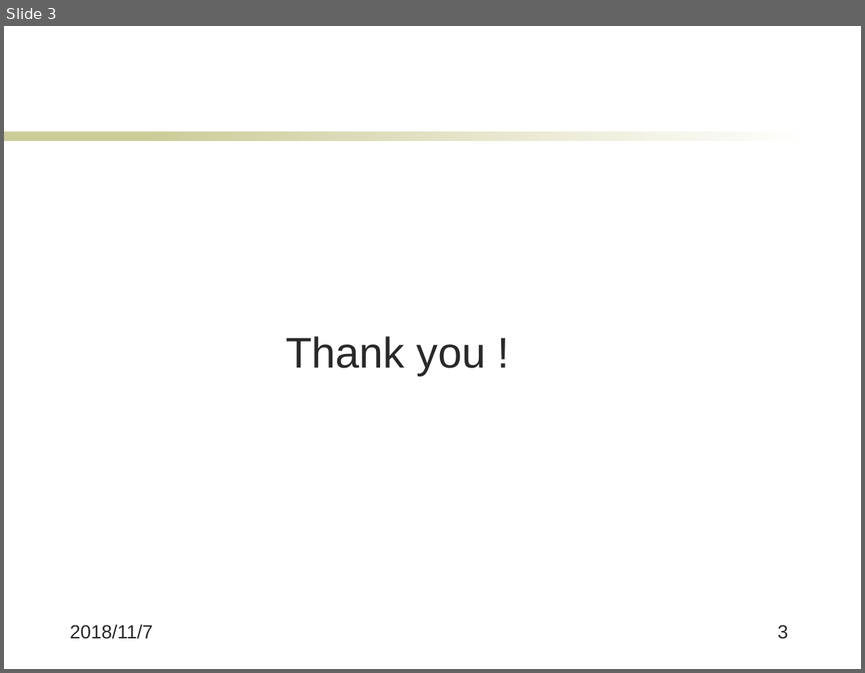
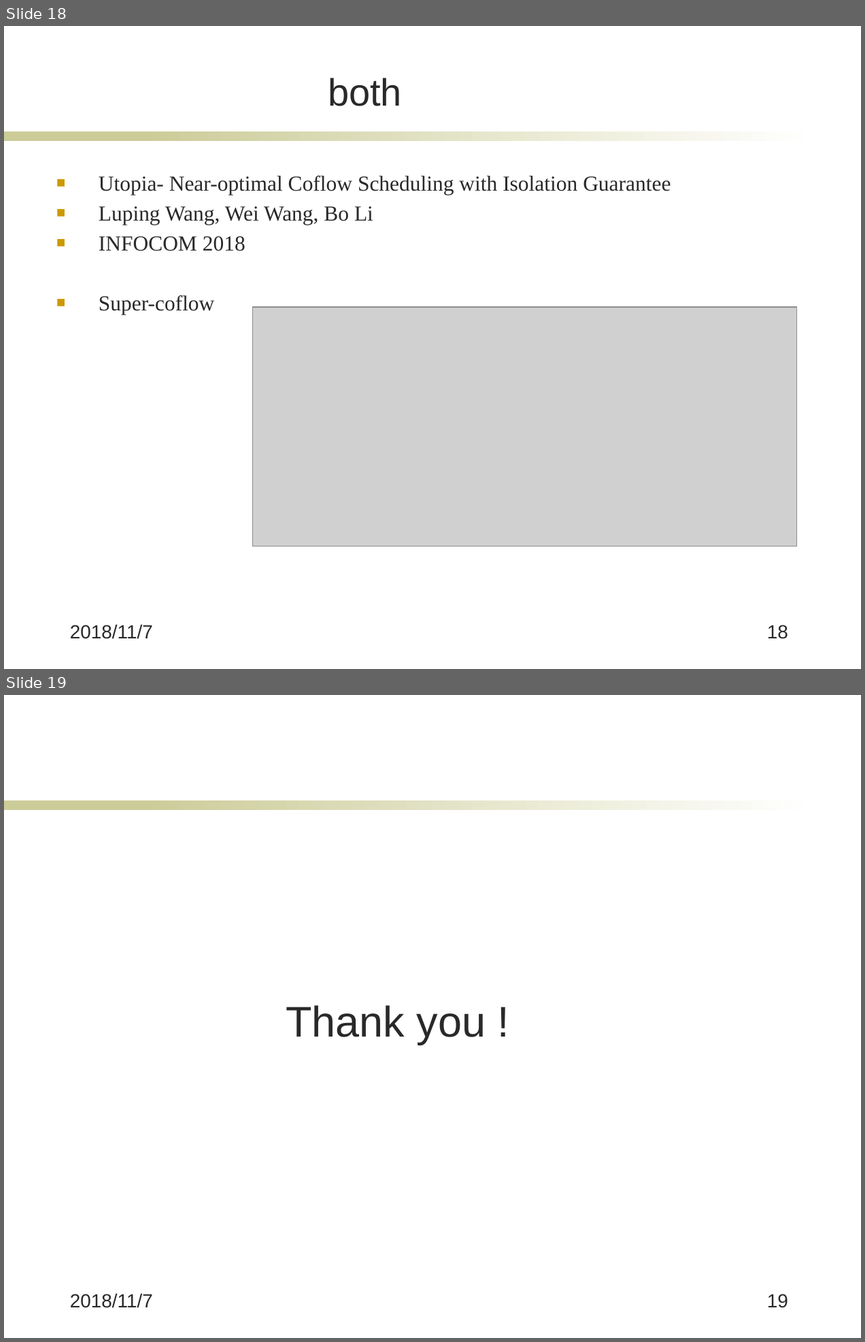
Before and after one commit to jkfhklh/papers-reading, a slide deck: 报告/coflow survey.pptx. Shown one above the other, each under a label of ours: slide 3 before the commit, slides 18 and 19 after it. The pictures are 865x673 and 865x1342 pixels, drawn with LibreOffice and Linux fonts; fonts in the diff are those of the drawing; grey boxes stand for pictures; background and template pictures are left out. Boxes give left, top, right and bottom in pixels: in the first picture for what was removed or moved away, otherwise in the second. Text is boxed around its words. In the diff, an @@ line names an element or a change of style, - is before the commit and + after.

```diff
--- a/报告/coflow survey.pptx
+++ b/报告/coflow survey.pptx
@@ slide 18 added at <box>4,26,861,669</box>, background #FFFFFF; not listed: 2 template elements that a slide beside it also shows @@
@@ title added at <box>328,78,402,106</box>, 32 pt, text #292929 @@
+both
@@ text added at <box>99,176,670,315</box>, 18 pt, text #292929 @@
+■ Utopia- Near-optimal Coflow Scheduling with Isolation Guarantee
+■ Luping Wang, Wei Wang, Bo Li
+■ INFOCOM 2018
+■ Super-coflow
@@ picture added at <box>252,307,797,546</box> @@
@@ text added at <box>70,624,153,639</box>, 16 pt, text #292929 @@
+2018/11/7
@@ page number added at <box>767,624,788,639</box>, 16 pt, text #292929 @@
+18
@@ what was slide 3 is now slide 19 @@
@@ page number at <box>767,1293,788,1308</box>: text changed @@
-3
+19
```
Also in this commit, not shown: 1 slide changed, 15 other slides added, 2 other files.
